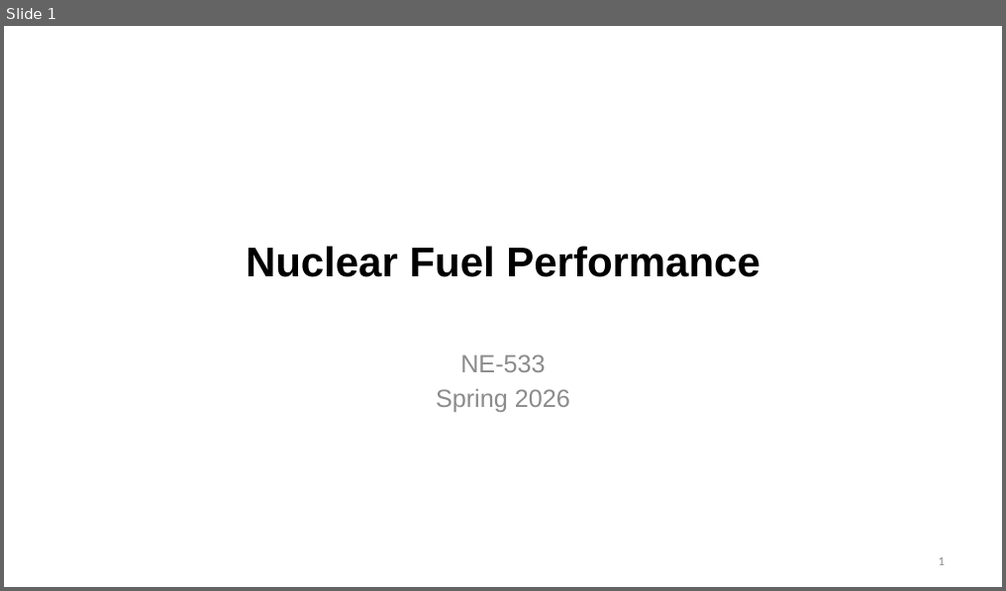
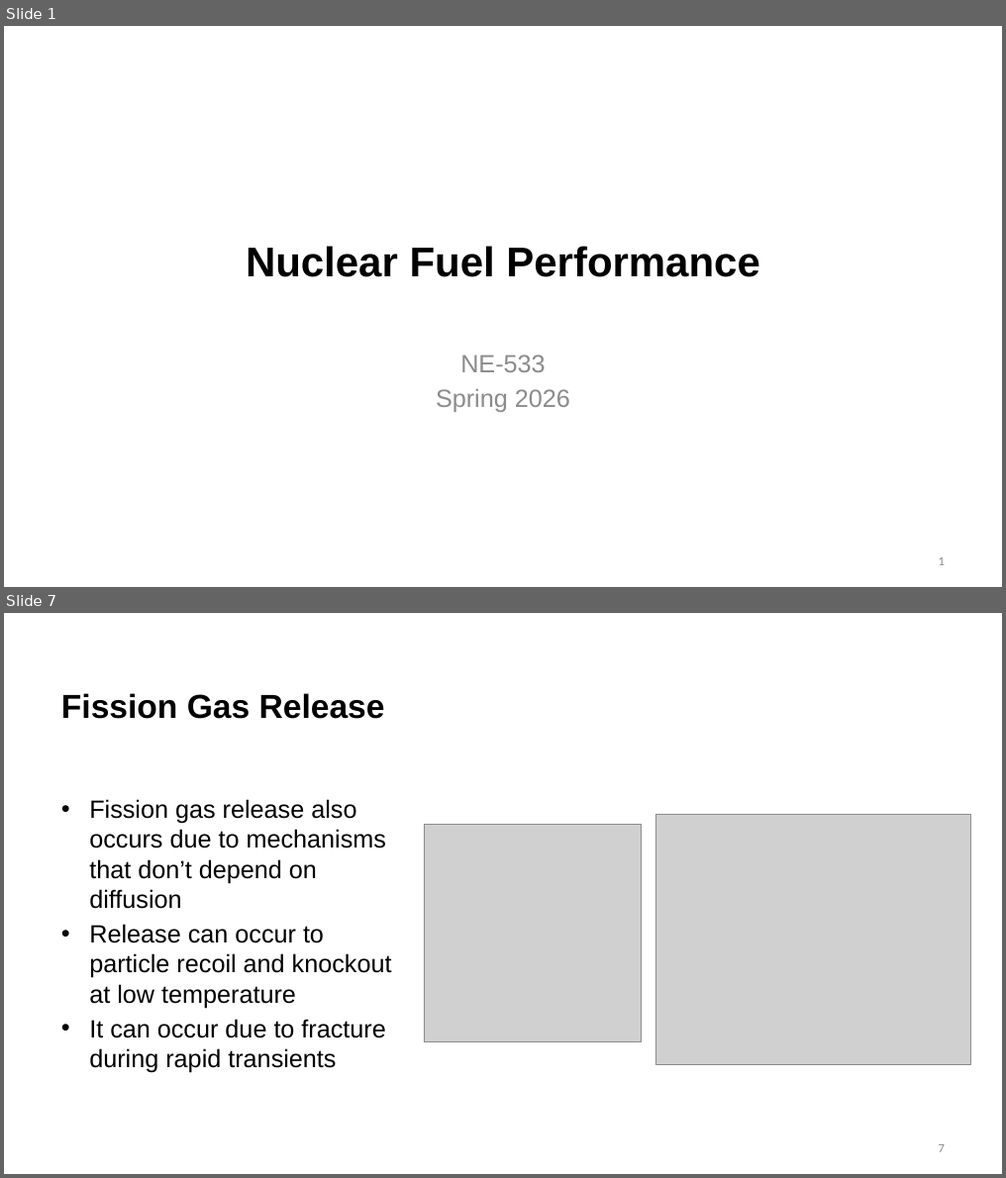
Before and after one commit to benbeeler/TEACHING, a slide deck: Nuclear_Fuel_Performance/NE533_Spring2026/Module3/Lec13_FGR_swelling.pptx. Shown one above the other, each under a label of ours: slide 1 before the commit, slides 1 and 7 after it; the slides between them are not shown. The pictures are 1006x591 and 1006x1178 pixels, drawn with LibreOffice and Linux fonts; fonts in the diff are those of the drawing; grey boxes stand for pictures; background and template pictures are left out. Boxes give left, top, right and bottom in pixels: in the first picture for what was removed or moved away, otherwise in the second. Text is boxed around its words. In the diff, an @@ line names an element or a change of style, - is before the commit and + after.

```diff
--- a/Nuclear_Fuel_Performance/NE533_Spring2026/Module3/Lec13_FGR_swelling.pptx
+++ b/Nuclear_Fuel_Performance/NE533_Spring2026/Module3/Lec13_FGR_swelling.pptx
@@ slide 7 added at [4,613,1002,1174], background #FFFFFF @@
@@ title added at [61,693,385,719], 32 pt, text #000000, bold @@
+Fission Gas Release
@@ text added at [89,799,392,1073], 24 pt, text #000000 @@
+• Fission gas release also occurs due to mechanisms that don’t depend on diffusion
+• Release can occur to particle recoil and knockout at low temperature
+• It can occur due to fracture during rapid transients
@@ picture added at [656,814,972,1065] @@
@@ picture added at [424,824,642,1042] @@
@@ page number added at [939,1145,944,1153], 12 pt, text #8C8C8C @@
+7
```
Also in this commit, not shown: 8 slides changed, 19 other slides added, 8 other files.
